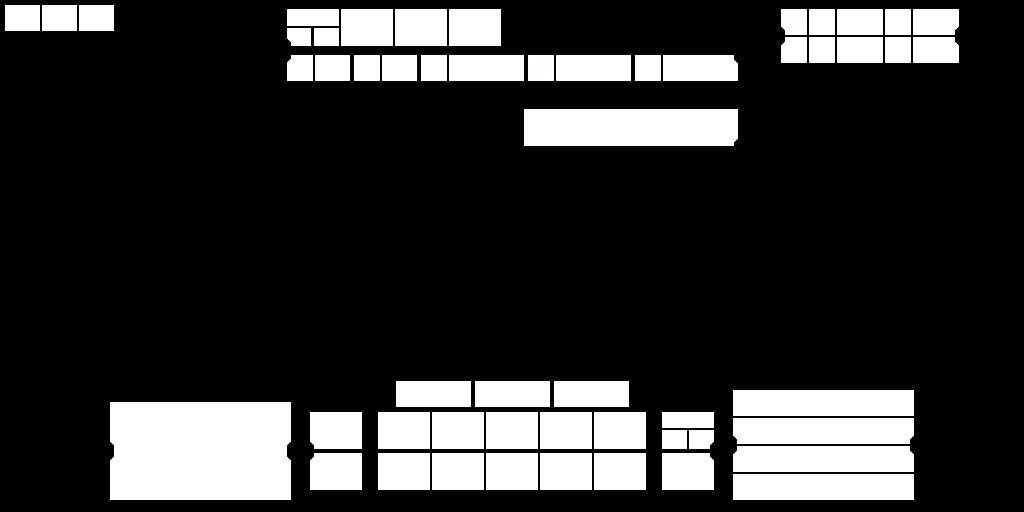
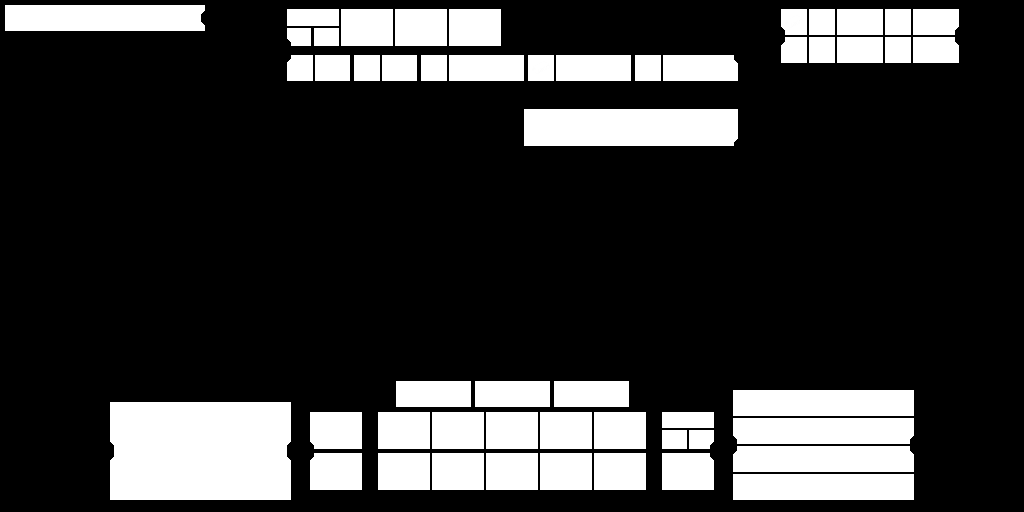
Layer changes from the first 1024px x 512px image to the second:
painted on "Empire Tree" (1st of 2, in "Theme" › "Top Bar") over [left=40, top=5, right=205, bottom=31]
painted on "Empire Tree" (2nd of 2, in "Alpha" › "Top Bar") over [left=40, top=5, right=205, bottom=31]
